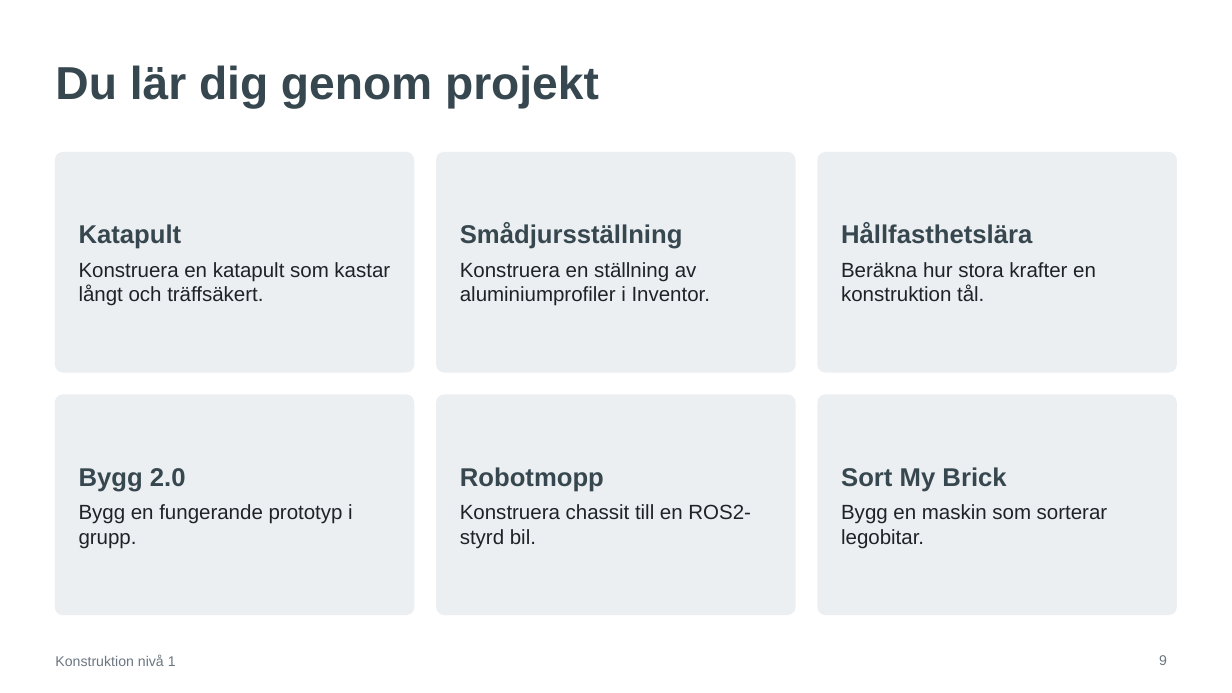
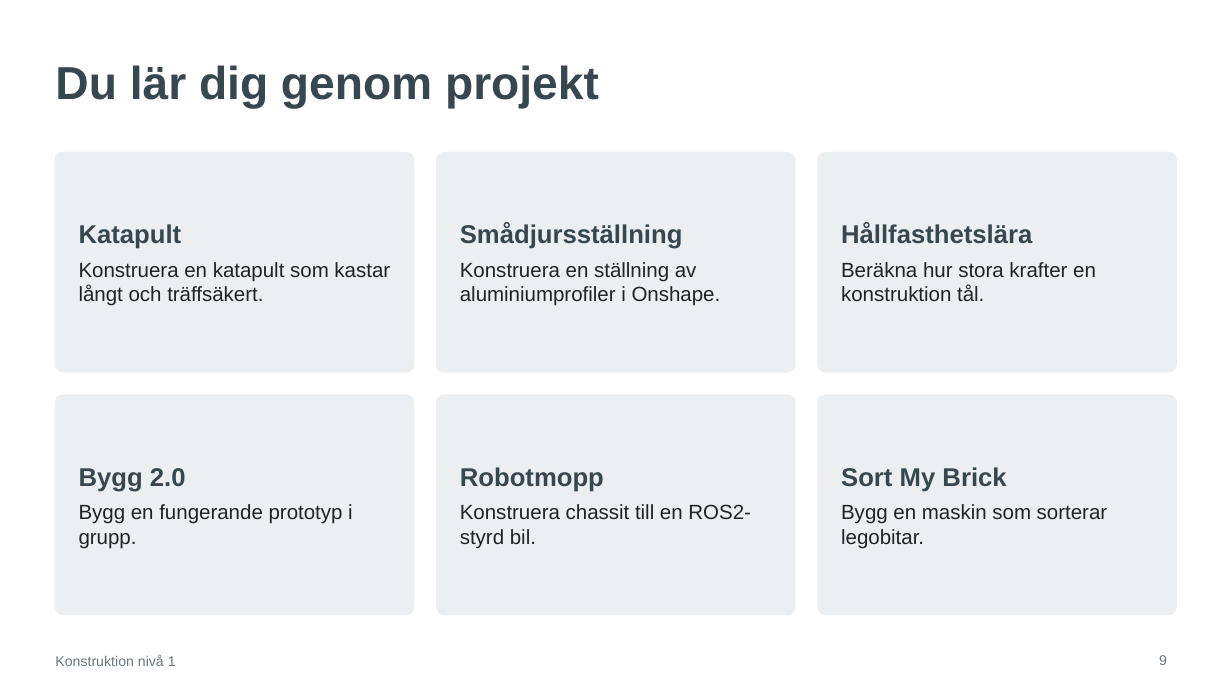
Before and after one commit to abbindustrigymnasium/Konstruktion1, a slide deck: slide 9 of Konstruktion 1 - Kurspresentation.pptx. Drawn at 1232x693 pixels with LibreOffice and Linux fonts; fonts in the diff are those of the drawing. Boxes give left, top, right and bottom in pixels: in the first picture for what was removed or moved away, otherwise in the second. Text is boxed around its words. In the diff, an @@ line names an element or a change of style, - is before the commit and + after.

```diff
--- a/Konstruktion 1 - Kurspresentation.pptx
+++ b/Konstruktion 1 - Kurspresentation.pptx
@@ text at <box>460,262,721,306</box>: text changed @@
-Konstruera en ställning av aluminiumprofiler i Inventor.
+Konstruera en ställning av aluminiumprofiler i Onshape.
```
Also in this commit, not shown: 5 other slides changed, 16 other files.
